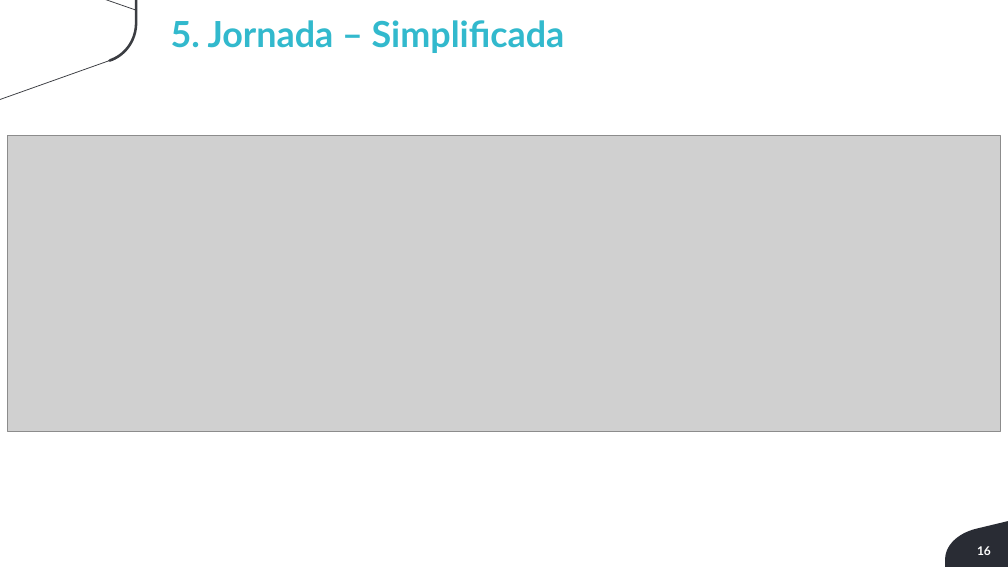
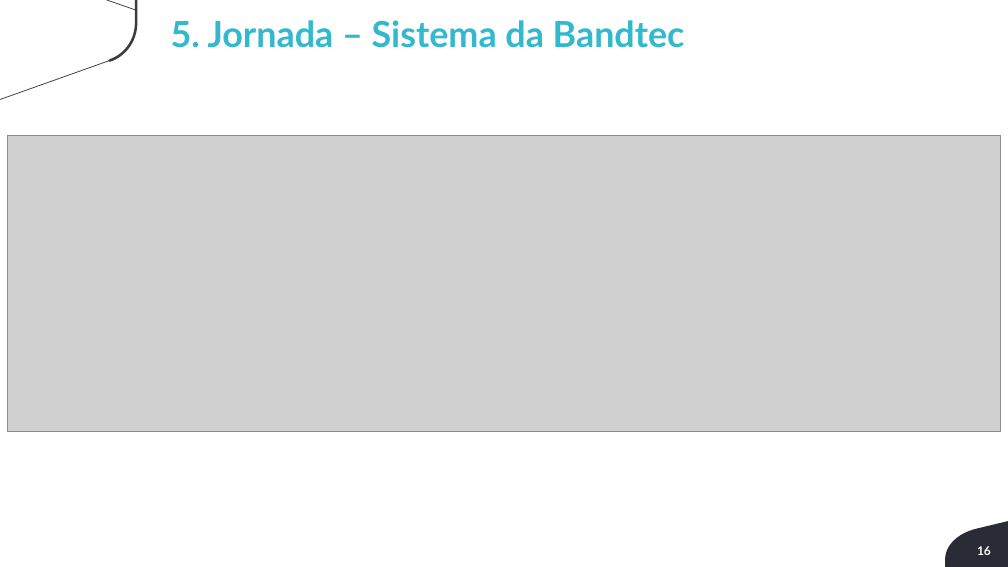
Before and after one commit to Luis-Silva80/grupo05-adsa, a slide deck: slide 16 of Documentação/EngenhariaDeSoftware/Sprint1-Engenharia-de-Software.pptx. Drawn at 1008x567 pixels with LibreOffice and Linux fonts; fonts in the diff are those of the drawing; grey boxes stand for pictures; background and template pictures are left out. Boxes give left, top, right and bottom in pixels: in the first picture for what was removed or moved away, otherwise in the second. Text is boxed around its words. In the diff, an @@ line names an element or a change of style, - is before the commit and + after.

Commit message:
feature: adicionar nova jornada de usuario

```diff
--- a/Documentação/EngenhariaDeSoftware/Sprint1-Engenharia-de-Software.pptx
+++ b/Documentação/EngenhariaDeSoftware/Sprint1-Engenharia-de-Software.pptx
@@ text at [171, 20, 685, 48]: text changed @@
-5. Jornada – Simplificada
+5. Jornada – Sistema da Bandtec
```
Also in this commit, not shown: 1 other slide changed, 1 slide added, 9 other files.
